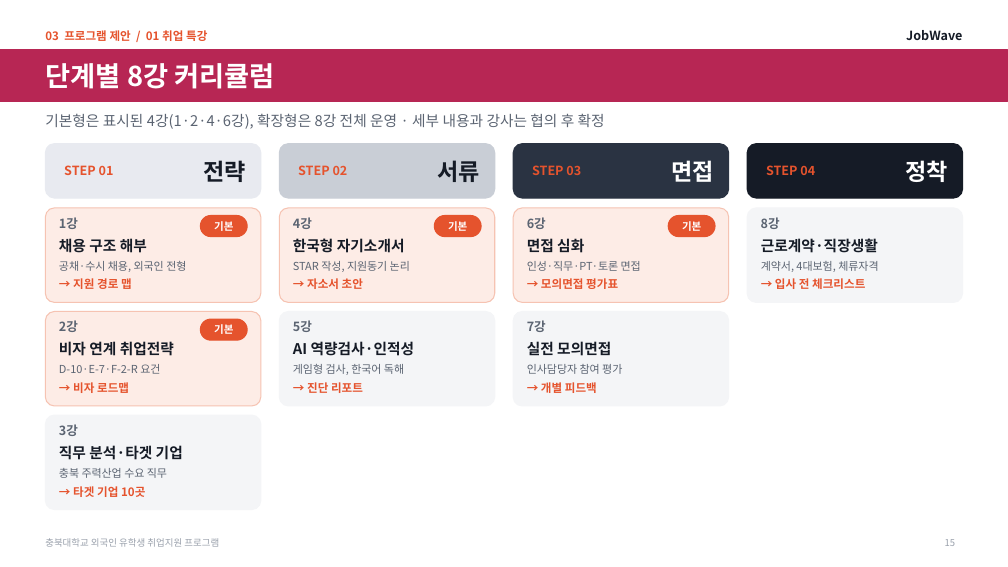
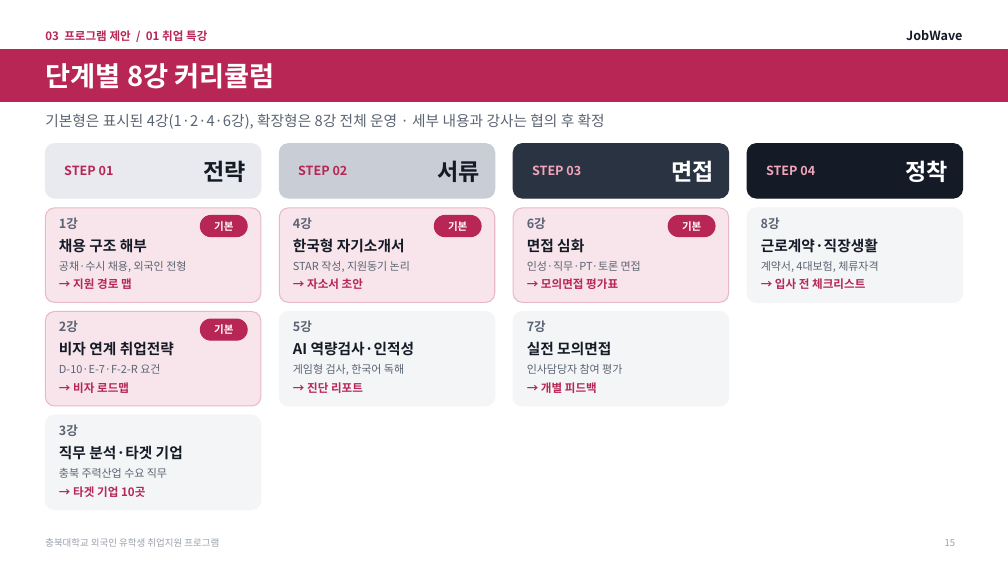
Before and after one commit to job-wave/Codex, a slide deck: slide 15 of output/jobwave-cbnu-proposal/JobWave_proposal_visual.pptx. Drawn at 1008x567 pixels with LibreOffice and Linux fonts; fonts in the diff are those of the drawing. Boxes give left, top, right and bottom in pixels: in the first picture for what was removed or moved away, otherwise in the second. Text is boxed around its words. In the diff, an @@ line names an element or a change of style, - is before the commit and + after.

```diff
--- a/output/jobwave-cbnu-proposal/JobWave_proposal_visual.pptx
+++ b/output/jobwave-cbnu-proposal/JobWave_proposal_visual.pptx
@@ text "STEP 03" at (532, 165, 581, 175): text colour #E5532D to #F2A6BC @@
@@ text "STEP 04" at (766, 165, 815, 175): text colour #E5532D to #F2A6BC @@
@@ fill #FDECE6 to #F8E5EB; outline #F6C3B2 1 pt to #E9B8C7 1 pt in 4 elements at (45, 208, 261, 302), (45, 312, 261, 406), (279, 208, 495, 302), (513, 208, 729, 302) @@
@@ fill #E5532D to #B72654; outline #E5532D 1 pt to #B72654 1 pt in 4 elements at (200, 216, 247, 237), (200, 319, 247, 340), (434, 216, 481, 237), (668, 216, 715, 237) @@
@@ text colour #E5532D to #B72654 in 11 elements at (45, 30, 207, 41), (64, 165, 114, 175), (73, 278, 132, 289), (73, 382, 129, 393), (73, 486, 145, 497), (298, 165, 348, 175), (307, 278, 363, 289), (307, 382, 363, 393), (541, 278, 618, 289), (541, 382, 597, 393), (775, 278, 865, 289) @@
```
Also in this commit, not shown: 34 other slides changed, 2 other files.
